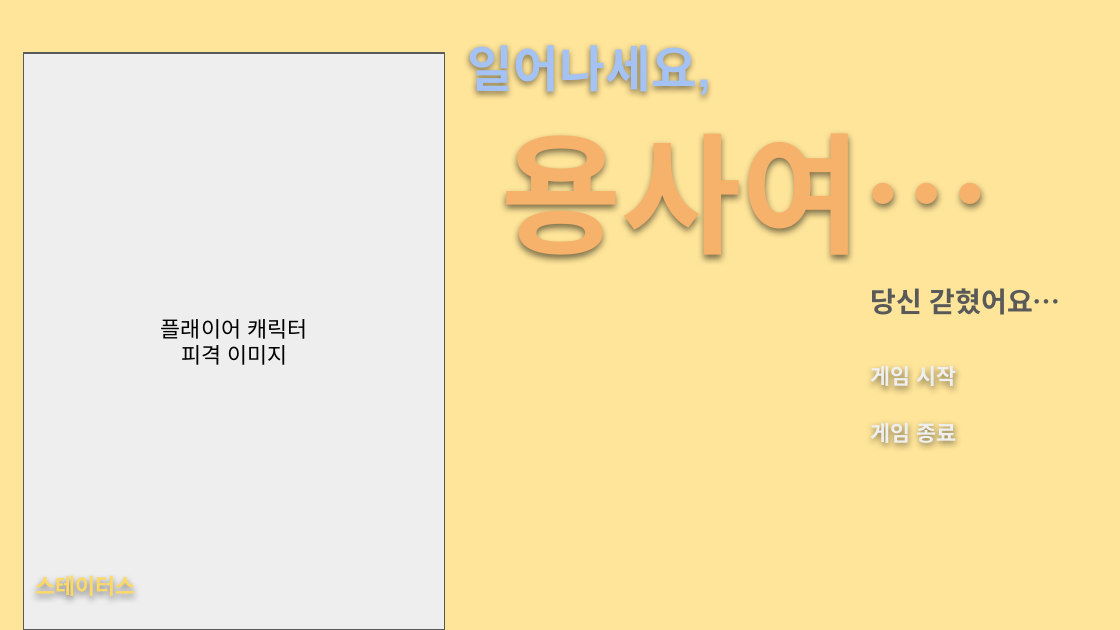
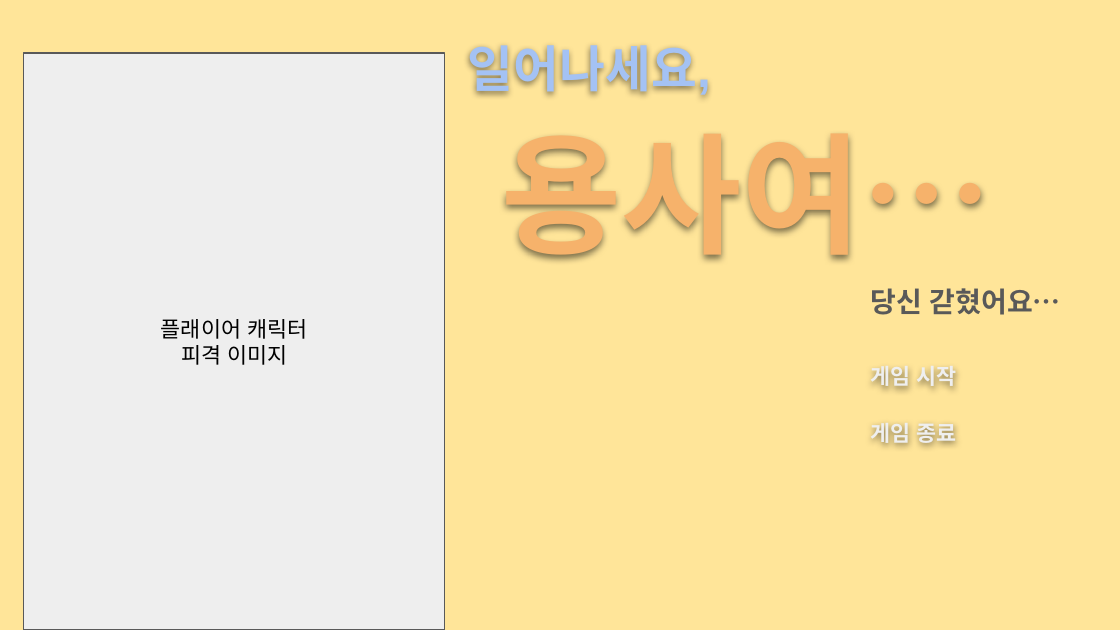
Before and after one commit to lsu0503/ProjectFreeGenre, a slide deck: slide 1 of Document/외쳐EE조 와이어프레임.pptx. Drawn at 1120x630 pixels with LibreOffice and Linux fonts; fonts in the diff are those of the drawing. Boxes give left, top, right and bottom in pixels: in the first picture for what was removed or moved away, otherwise in the second. Text is boxed around its words. In the diff, an @@ line names an element or a change of style, - is before the commit and + after.

```diff
--- a/Document/외쳐EE조 와이어프레임.pptx
+++ b/Document/외쳐EE조 와이어프레임.pptx
@@ text removed at (35,576,135,597) @@
-스테이터스
```
Also in this commit, not shown: 5 other slides changed, 1 slide added, 1 slide removed.
